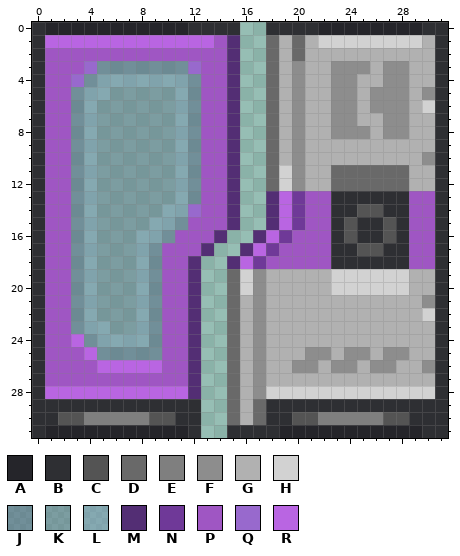
Two states of a pixel-art sprite, Resources/Textures/Structures/Doors/Airlocks/Glass/science.rsi/assembly.png. The first picture shows the starting point.
The file is 32x32 pixels.
Palette (. is transparent): A #25252a  B #2e2f33  C #545454  D #696969  E #7f7f7f  F #8d8d8d  G #b1b1b1  H #d2d2d2  J #51668187  K #5f798b79  L #7797af8a  M #532e74  N #6f3998  P #9f56c3  Q #9869cd  R #b965e2
And afterwards:
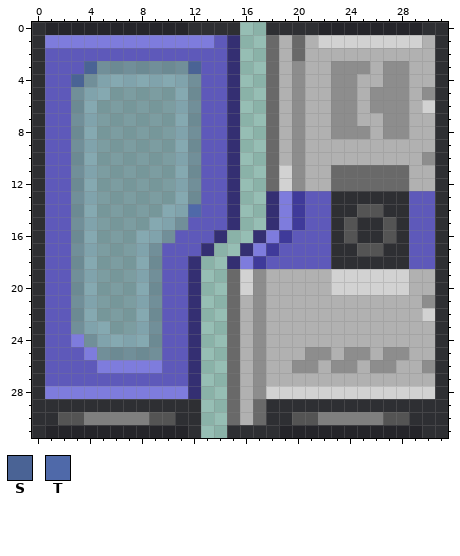
Colours new in this view: S #4a6395  T #4f69a9
The exact change:
Colour M changes from #532e74 to #342f72.
Colour N changes from #6f3998 to #3f3a9a.
Colour P changes from #9f56c3 to #5e59ba.
Colour R changes from #b965e2 to #7e7cdd.
Colour Q gives way to colour S in row 3 at x 4 and 12; in row 4 at x 3.
Colour Q gives way to colour T in row 14 at x 12.
Pixel boxes of the changes (left, top, right, bottom) in both pictures:
changed: (45, 35, 331, 399)
changed: (409, 191, 435, 269)
